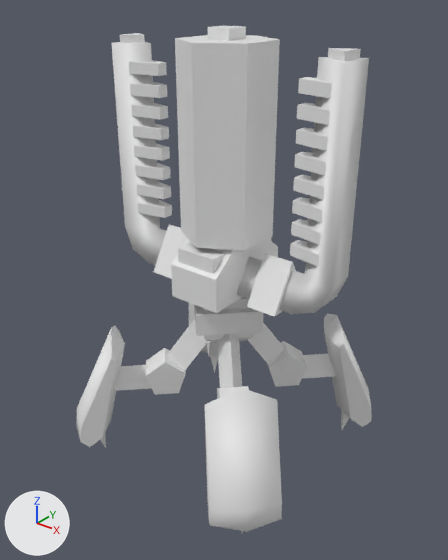
An edit to the FBX model Union_finished_raw/crawler_aa/raw/crawler_aa_pre3ds.fbx, drawn before and after from the same camera.
Rendered twice from a camera (50 mm lens) standing at (7.13, -8.99, 9.4) and looking at (0.04, -0.13, 3.9). The axes (+X, +Y, +Z) are drawn at lower left. The lights are the same throughout. Where no turn or scale is listed for an object, it has been applied to the vertices.

In view in the first picture: 'crawler_aa'.
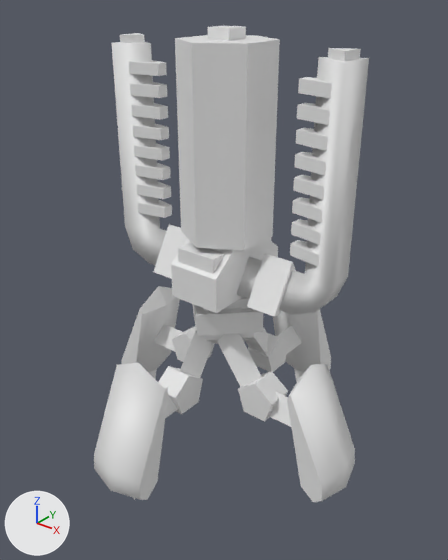
The newer file is also rescaled (x0.7) as a whole; pictures and numbers use the older file's frame.

Pixel boxes (x1, y1, x2, y2) of what changed, in the pictures (448 x 560 px; the box of a moved part takes in the faces that stretch with it):
'crawler_aa', reshaped (7% narrower, 6% shorter)
    before: (76, 26, 372, 533)
    after: (94, 26, 369, 502)
part 1 of me_cube_003, moved or reshaped
    before: (189, 303, 208, 353)
    after: (121, 286, 180, 372)
part 2 of me_cube_003, moved or reshaped (not visible before)
    after: (154, 324, 184, 352)
part 3 of me_cube_003, moved or reshaped
    before: (207, 341, 218, 357)
    after: (172, 327, 215, 362)
part 4 of me_cube_003, moved or reshaped
    before: (76, 325, 125, 447)
    after: (94, 363, 168, 500)
part 5 of me_cube_003, moved or reshaped
    before: (115, 364, 151, 391)
    after: (165, 387, 178, 418)
part 6 of me_cube_003, moved or reshaped
    before: (146, 348, 186, 395)
    after: (158, 366, 203, 414)
part 7 of me_cube_003, moved or reshaped
    before: (166, 320, 208, 371)
    after: (180, 331, 214, 378)
part 8 of me_cube_003, moved or reshaped
    before: (204, 388, 282, 532)
    after: (287, 364, 355, 502)
part 9 of me_cube_003, moved or reshaped (not visible before)
    after: (268, 392, 291, 427)
part 10 of me_cube_003, moved or reshaped
    before: (217, 386, 249, 399)
    after: (238, 371, 288, 422)
part 11 of me_cube_003, moved or reshaped
    before: (217, 334, 242, 388)
    after: (217, 333, 262, 387)
part 12 of me_cube_003, moved or reshaped
    before: (324, 314, 372, 427)
    after: (273, 309, 331, 372)
part 13 of me_cube_003, moved or reshaped
    before: (299, 354, 336, 379)
    after: (277, 326, 302, 354)
part 14 of me_cube_003, moved or reshaped
    before: (268, 341, 307, 387)
    after: (248, 333, 289, 372)
part 15 of me_cube_003, moved or reshaped
    before: (247, 323, 285, 366)
    after: (244, 327, 268, 355)
part 16 of me_cube_003, moved or reshaped
    before: (211, 356, 218, 373)
    after: (148, 369, 157, 379)
part 17 of me_cube_003, moved or reshaped (not visible afterwards)
    before: (100, 434, 106, 448)
part 18 of me_cube_003, moved or reshaped
    before: (341, 410, 349, 430)
    after: (294, 368, 304, 382)

Edits to the bpy script that builds the scene:
```text
Change me_cube_003:
    remove me_cube_003.from_pydata(...)  # 411 vertices, 584 faces; spans x -2.74..2.74, y -2.74..2.74, z -0.32..8.65
    add me_cube_003.from_pydata(...)  # 411 vertices, 584 faces; spans x -3.24..3.24, y -3.24..3.24, z -0.32..8.65
    me_cube_003 part 1: the loose piece of 18 vertices spanning x -2.73..-1.17, y 1.17..2.74, z 0.12..2.87 is turned 45 degrees about the z axis through its middle, then moved by (-0.69, -1.66, 0.0)
    me_cube_003 part 2: the loose piece of 6 vertices spanning x -1.91..-0.88, y 0.88..1.91, z 1.44..1.9 is turned 45 degrees about the z axis through its middle, then moved by (-0.45, -1.1, 0.0)
    me_cube_003 part 3: the loose piece of 10 vertices spanning x -1.44..-0.43, y 0.43..1.44, z 1.31..2.12 is turned 45 degrees about the z axis through its middle, then moved by (-0.27, -0.64, 0.0)
    me_cube_003 part 4: the loose piece of 18 vertices spanning x -2.74..-1.17, y -2.73..-1.17, z 0.12..2.87 is turned 45 degrees about the z axis through its middle, then moved by (1.66, -0.69, 0.0)
    me_cube_003 part 5: the loose piece of 6 vertices spanning x -1.91..-0.88, y -1.91..-0.88, z 1.44..1.9 is turned 45 degrees about the z axis through its middle, then moved by (1.1, -0.45, 0.0)
    me_cube_003 part 6: the loose piece of 10 vertices spanning x -1.44..-0.43, y -1.44..-0.43, z 1.31..2.12 is turned 45 degrees about the z axis through its middle, then moved by (0.64, -0.27, 0.0)
    me_cube_003 part 7: the loose piece of 6 vertices spanning x -1.02..0.08, y -1.02..0.08, z 1.62..3.22 is turned 45 degrees about the z axis through its middle, then moved by (0.18, -0.07, 0.0)
    me_cube_003 part 8: the loose piece of 18 vertices spanning x 1.17..2.73, y -2.74..-1.17, z 0.12..2.87 is turned 45 degrees about the z axis through its middle, then moved by (0.69, 1.66, 0.0)
    me_cube_003 part 9: the loose piece of 6 vertices spanning x 0.88..1.91, y -1.91..-0.88, z 1.44..1.9 is turned 45 degrees about the z axis through its middle, then moved by (0.45, 1.1, 0.0)
    me_cube_003 part 10: the loose piece of 10 vertices spanning x 0.43..1.44, y -1.44..-0.43, z 1.31..2.12 is turned 45 degrees about the z axis through its middle, then moved by (0.27, 0.64, 0.0)
    me_cube_003 part 11: the loose piece of 6 vertices spanning x -0.08..1.02, y -1.02..0.08, z 1.62..3.22 is turned 45 degrees about the z axis through its middle, then moved by (0.07, 0.18, 0.0)
    me_cube_003 part 12: the loose piece of 18 vertices spanning x 1.17..2.74, y 1.17..2.73, z 0.12..2.87 is turned 45 degrees about the z axis through its middle, then moved by (-1.66, 0.69, 0.0)
    me_cube_003 part 13: the loose piece of 6 vertices spanning x 0.88..1.91, y 0.88..1.91, z 1.44..1.9 is turned 45 degrees about the z axis through its middle, then moved by (-1.1, 0.45, 0.0)
    me_cube_003 part 14: the loose piece of 10 vertices spanning x 0.43..1.44, y 0.43..1.44, z 1.31..2.12 is turned 45 degrees about the z axis through its middle, then moved by (-0.64, 0.27, 0.0)
    me_cube_003 part 15: the loose piece of 6 vertices spanning x -0.08..1.02, y -0.08..1.02, z 1.62..3.22 is turned 45 degrees about the z axis through its middle, then moved by (-0.18, 0.07, 0.0)
    me_cube_003 part 16: 4 of 411 vertices moved; they spanned x -2.2..-1.8, y 1.8..2.2, z -0.32..0.61 and now span x -2.99..-2.61, y 0.1..0.49, z -0.32..0.61; mean shift (-0.71, -1.71, 0.0); largest move (-2.2, 2.2, 0.51) -> (-2.99, 0.3, 0.51)
    me_cube_003 part 17: 4 of 411 vertices moved; they spanned x -2.2..-1.8, y -2.2..-1.8, z -0.32..0.61 and now span x -0.49..-0.1, y -2.99..-2.61, z -0.32..0.61; mean shift (1.71, -0.71, 0.0); largest move (-2.2, -2.2, 0.51) -> (-0.3, -2.99, 0.51)
    me_cube_003 part 18: 4 of 411 vertices moved; they spanned x 1.8..2.2, y 1.8..2.2, z -0.32..0.61 and now span x 0.1..0.49, y 2.61..2.99, z -0.32..0.61; mean shift (-1.71, 0.71, 0.0); largest move (2.2, 2.2, 0.51) -> (0.3, 2.99, 0.51)
```
